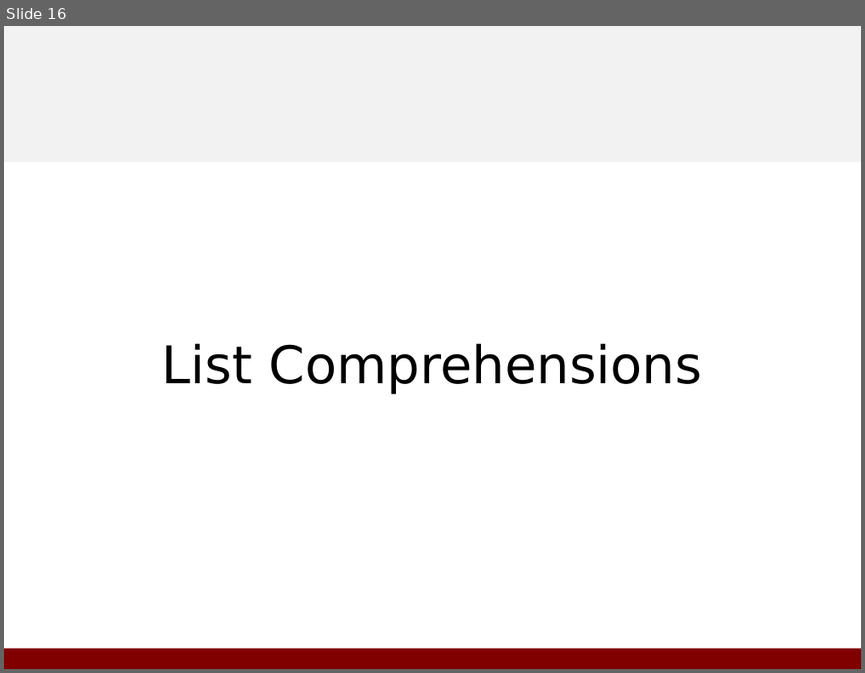
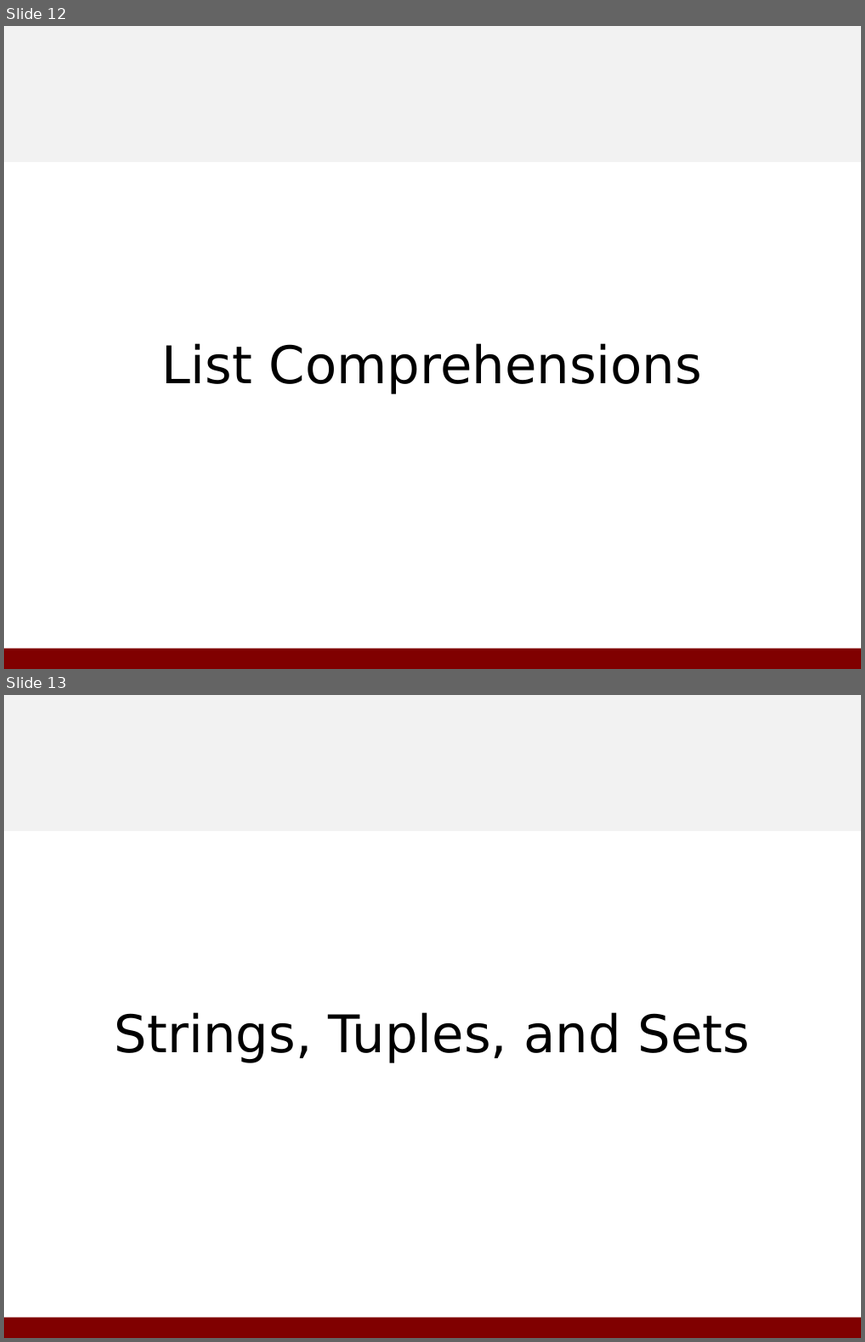
Before and after one commit to hack-at-uchicago/python-workshop, a slide deck: doc/slides.odp. Shown one above the other, each under a label of ours: slide 16 before the commit, slides 12 and 13 after it. The pictures are 865x673 and 865x1342 pixels, drawn with LibreOffice and Linux fonts; fonts in the diff are those of the drawing; background and template pictures are left out. Boxes give left, top, right and bottom in pixels: in the first picture for what was removed or moved away, otherwise in the second. Text is boxed around its words. In the diff, an @@ line names an element or a change of style, - is before the commit and + after.

```diff
--- a/doc/slides.odp
+++ b/doc/slides.odp
@@ slide 13 added at <box>4,695,861,1338</box>, background #FFFFFF; not listed: 2 template elements that a slide beside it also shows @@
@@ subtitle added at <box>114,1012,749,1063</box>, 48 pt, text #000000 @@
+Strings, Tuples, and Sets
@@ what was slide 16 is now slide 12 @@
```
Also in this commit, not shown: 4 slides changed, 3 other slides added, 1 slide removed, 1 other file.
